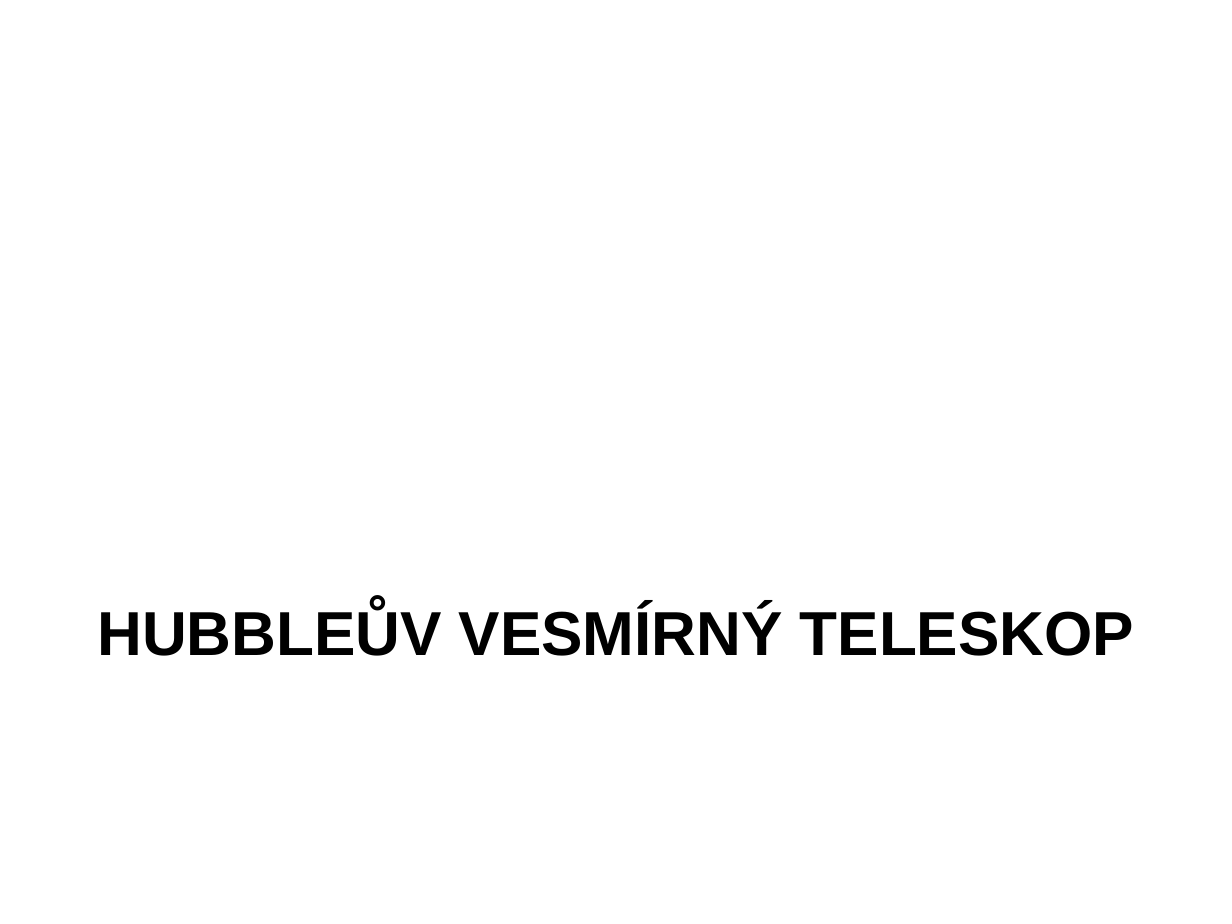
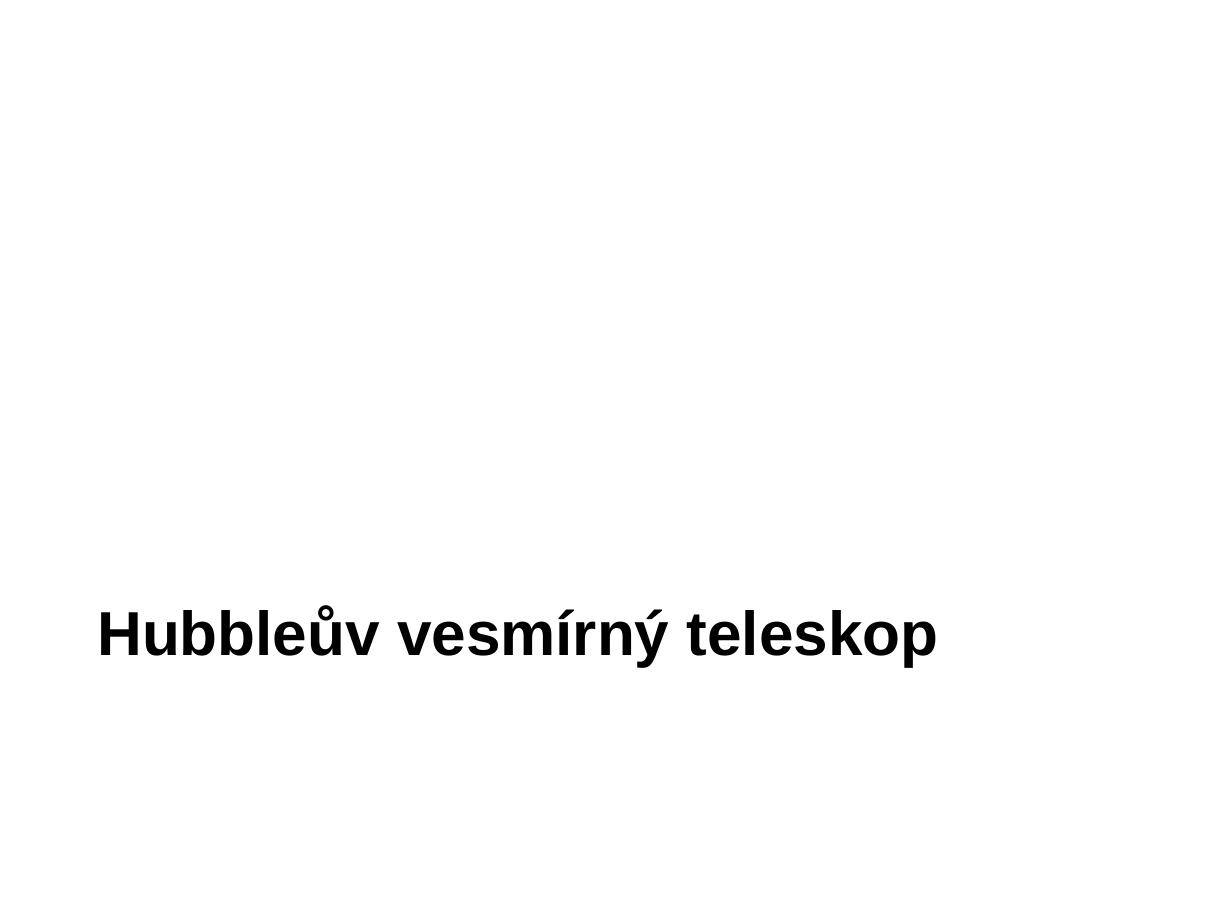
Before and after one commit to fast4shoot/FYO2015, a slide deck: slide 2 of slides/teleskopy.pptx. Drawn at 1232x924 pixels with LibreOffice and Linux fonts; fonts in the diff are those of the drawing; background and template pictures are left out. Boxes give left, top, right and bottom in pixels: in the first picture for what was removed or moved away, otherwise in the second. Text is boxed around its words. In the diff, an @@ line names an element or a change of style, - is before the commit and + after.

```diff
--- a/slides/teleskopy.pptx
+++ b/slides/teleskopy.pptx
@@ text at (x1=97, y1=606, x2=939, y2=667): text changed @@
-HUBBLEŮV VESMÍRNÝ TELESKOP
+Hubbleův vesmírný teleskop
```
Also in this commit, not shown: 8 other slides changed, 7 slides added, 1 slide removed, 5 other files.
